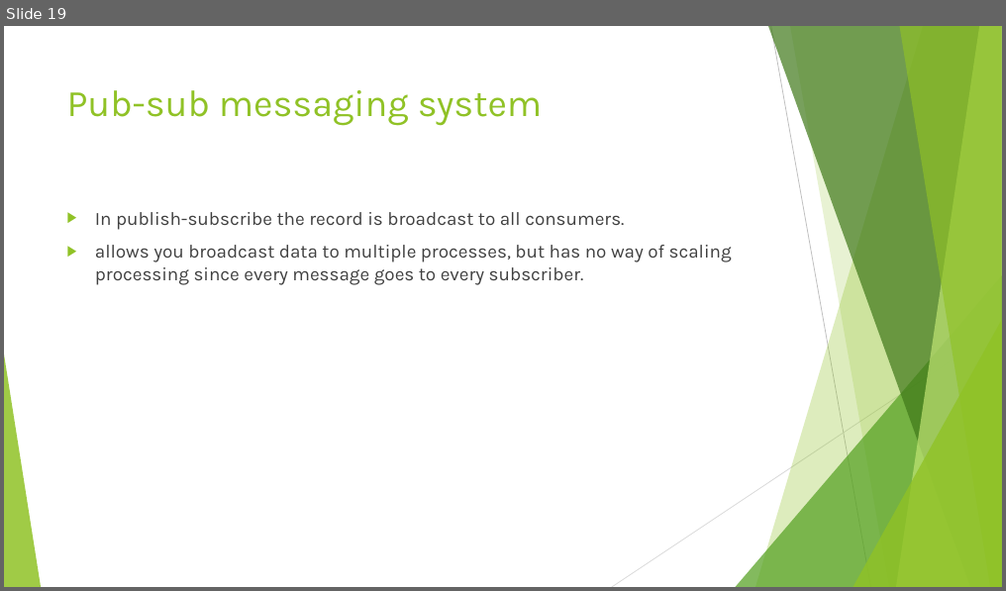
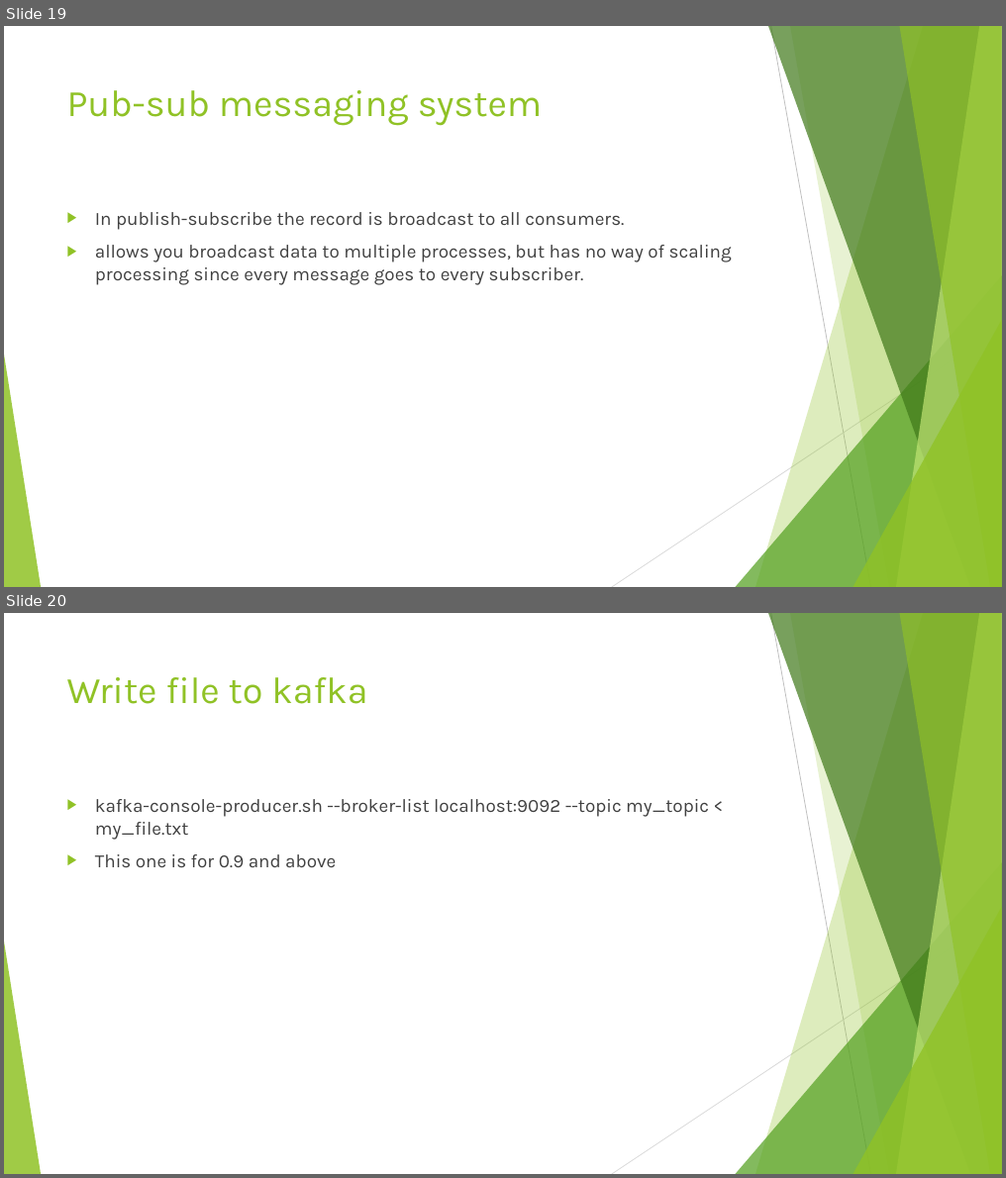
Before and after one commit to ketankk/BDppt, a slide deck: ppt/Kafka.pptx. Shown one above the other, each under a label of ours: slide 19 before the commit, slides 19 and 20 after it. The pictures are 1006x591 and 1006x1178 pixels, drawn with LibreOffice and Linux fonts; fonts in the diff are those of the drawing. Boxes give left, top, right and bottom in pixels: in the first picture for what was removed or moved away, otherwise in the second. Text is boxed around its words. In the diff, an @@ line names an element or a change of style, - is before the commit and + after.

```diff
--- a/ppt/Kafka.pptx
+++ b/ppt/Kafka.pptx
@@ slide 20 added at (x1=4, y1=613, x2=1002, y2=1174), background #FFFFFF; not listed: 10 template elements that a slide beside it also shows @@
@@ title added at (x1=67, y1=677, x2=367, y2=704), 36 pt, text #90C226 @@
+Write file to kafka
@@ text added at (x1=95, y1=799, x2=709, y2=867), 18 pt, text #404040 @@
+▶ kafka-console-producer.sh --broker-list localhost:9092 --topic my_topic < my_file.txt
+▶ This one is for 0.9 and above
```
Also in this commit, not shown: 2 other files.
